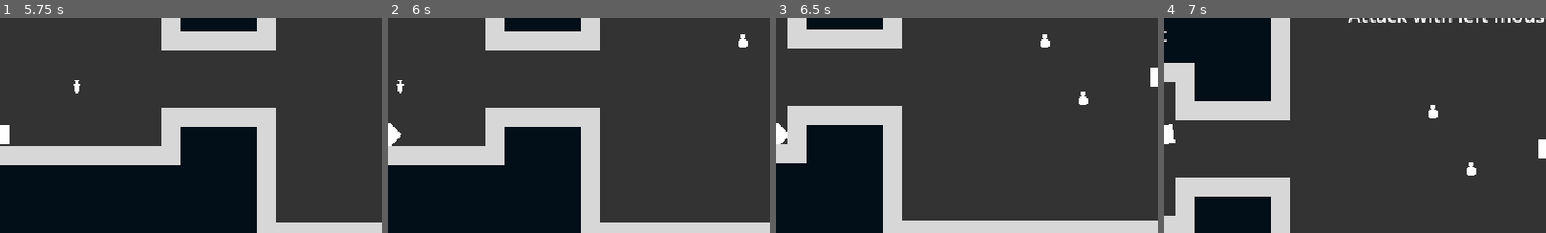
Above: before the commit, frames 1-4 (left to right).
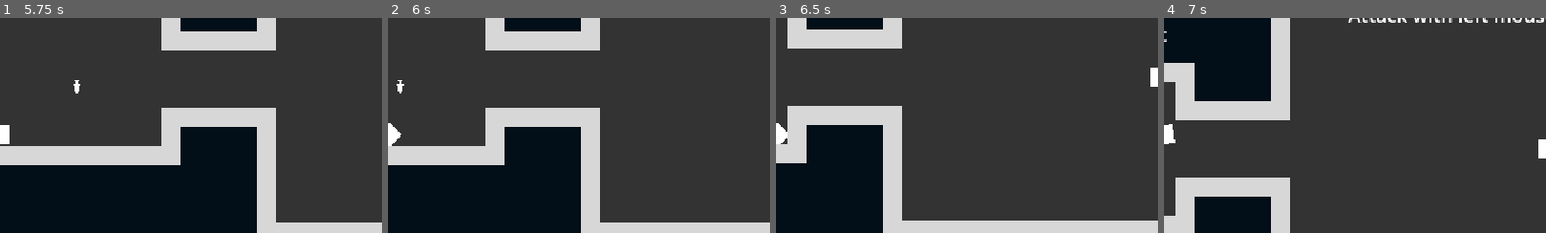
Above: after the commit, the same moments.

Repository: zMenta/Cubesh
Game: Godot game, scene res://main/main.tscn
Two runs of this game, one before a commit and one after it. Both use one fixed random seed, a clock stepped at 60 frames per second and the inputs below.
Inputs (mouse positions are % of the whole screen's width and height, from its top left):
- Up to frame 1 (5.75 s): tap E (interact) at 0.5, 1.25, 2, 2.1, 2.75, 3.5, 4.25, 4.35 s; move the mouse to (72, 45) at 0.52 s; hold D (right) 0.53-1.28 s; click (72, 45) at 0.6 s; move the mouse to (30, 55) at 1.27 s; hold S (down) 1.28-2.03 s; tap Space (dodge) at 1.35, 3.6 s; move the mouse to (60, 28) at 2.02 s; hold D (right) 2.03-2.78 s; move the mouse to (45, 70) at 2.77 s; hold W (up) 2.78-3.53 s; click (45, 70) at 2.85 s; move the mouse to (80, 65) at 3.52 s; hold A (left) 3.53-5.03 s; move the mouse to (20, 35) at 4.27 s; move the mouse to (55, 50) at 5.02 s; hold S (down) from 5.03 s (still down); click (55, 50) at 5.1 s
- Up to frame 2 (6 s): move the mouse to (35, 25) at 5.77 s; release S (down) at 5.78 s; hold D (right) from 5.78 s (still down); tap Space (dodge) at 5.85 s
- Up to frame 3 (6.5 s): keep holding D (right)
- Up to frame 4 (7 s): move the mouse to (72, 45) at 6.52 s; release D (right) at 6.53 s; hold W (up) from 6.53 s (still down); tap E (interact) at 6.6 s
The pictures show only the part of the screen within x 50-100%, y 23-73%; the shares and areas given below are measured in that part.

Frame 1 is identical in both runs. In frame 2, 0.1% of the frame differs, in the area x 91-95%, y 7-14%; in frame 3, 0.2%; in frame 4, 0.2%, in the area x 69-82%, y 40-74%.

Commit message:
added some potions on the map 1 and 2

Diff:
--- a/maps/map_1_1.tscn
+++ b/maps/map_1_1.tscn
@@ -6,7 +6,7 @@
 [node name="Map1_1" instance=ExtResource("1_iates")]
 layer_0/tile_data = PackedInt32Array(65528, 0, 0, 65529, 0, 0, 65530, 0, 0, 65531, 0, 0, 65532, 0, 0, 65533, 0, 0, -3,  …(4639 unchanged characters)…
 layer_1/tile_data = PackedInt32Array(131071, 0, 65536, 196607, 0, 65536, 65536, 0, 65536, 131072, 0, 65536, 65537, 0, 6 …(21816 unchanged characters)…
-layer_2/tile_data = PackedInt32Array(-28, 1, 262144, 196582, 1, 262144)
+layer_2/tile_data = PackedInt32Array(1966093, 1, 262144)
 layer_3/tile_data = PackedInt32Array(917505, 1, 131072, 589837, 1, 131072, 1966099, 1, 196608, 131050, 1, 131072, 131009, 1, 65536, 458753, 1, 131072, 1245197, 1, 131072)
 
 [node name="Label3" type="Label" parent="." index="0"]
--- a/maps/map_1_2.tscn
+++ b/maps/map_1_2.tscn
@@ -7,7 +7,7 @@
 [node name="Map1_2" instance=ExtResource("1_56ul8")]
 layer_0/tile_data = PackedInt32Array(-327666, 0, 0, -131058, 0, 0, -327665, 0, 0, -131057, 0, 0, -327657, 0, 0, -131049 …(8441 unchanged characters)…
 layer_1/tile_data = PackedInt32Array(1638369, 0, 65536, 1703905, 0, 65536, 1769441, 0, 65536, 1834977, 0, 65536, 190051 …(33420 unchanged characters)…
-layer_2/tile_data = PackedInt32Array(3538971, 1, 196608)
+layer_2/tile_data = PackedInt32Array(3538971, 1, 196608, 655407, 1, 262144)
 layer_3/tile_data = PackedInt32Array(-458733, 1, 65536, 2621475, 1, 131072, 2621458, 1, 131072, 1966100, 1, 131072, 235 …(233 unchanged characters)…
 
 [node name="ItemDrop" parent="." index="0" instance=ExtResource("2_aw62f")]
